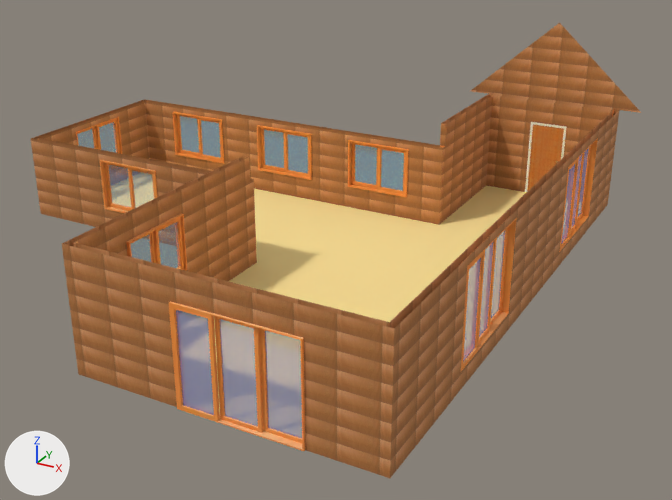
Before and after pictures for a commit that changed the glTF model telhados/telhado46a.gltf.
Rendered twice from a 50 mm camera at (12.5, -18.61, 9.78) aimed at (2.31, -0.1, 0.52). The axes (+X, +Y, +Z) are drawn at lower left. The lights are the same throughout.

Objects in the first picture: 'root'.
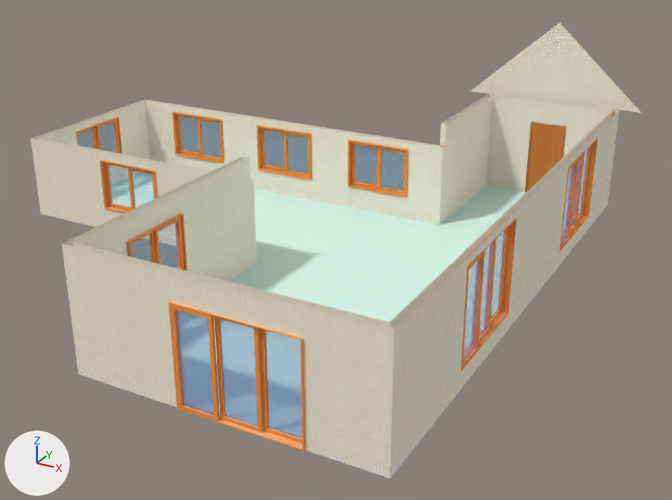
Changed parts and their boxes [x1, y1, x2, y2] in the pictures (672 x 500 px):
```json
{"object": "root", "change": "surface changed, recoloured", "before": [31, 23, 641, 478], "after": [31, 23, 641, 478], "on screen": "brown to grey"}
```

Scene script edits in JSON lines:
```json
{"op": "set", "path": "mat_bloco_de_concreto.texture", "old": "img_image_1", "new": "img_image_2"}
{"op": "set", "path": "mat_material18.texture", "old": "img_image_2", "new": "img_image_1"}
{"op": "set", "path": "mat_douglas_fir_clear.base_color", "old": "(1.0, 0.782, 0.316)", "new": "(0.737, 1.0, 0.899)", "note": "yellow #ffe598 -> white #dffff3"}
```
